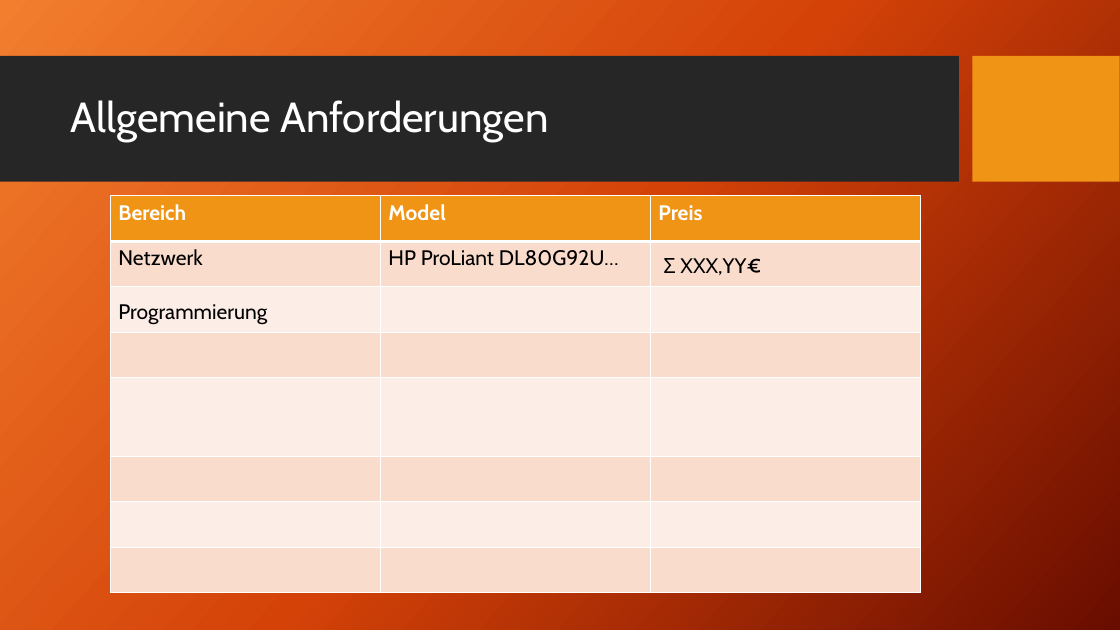
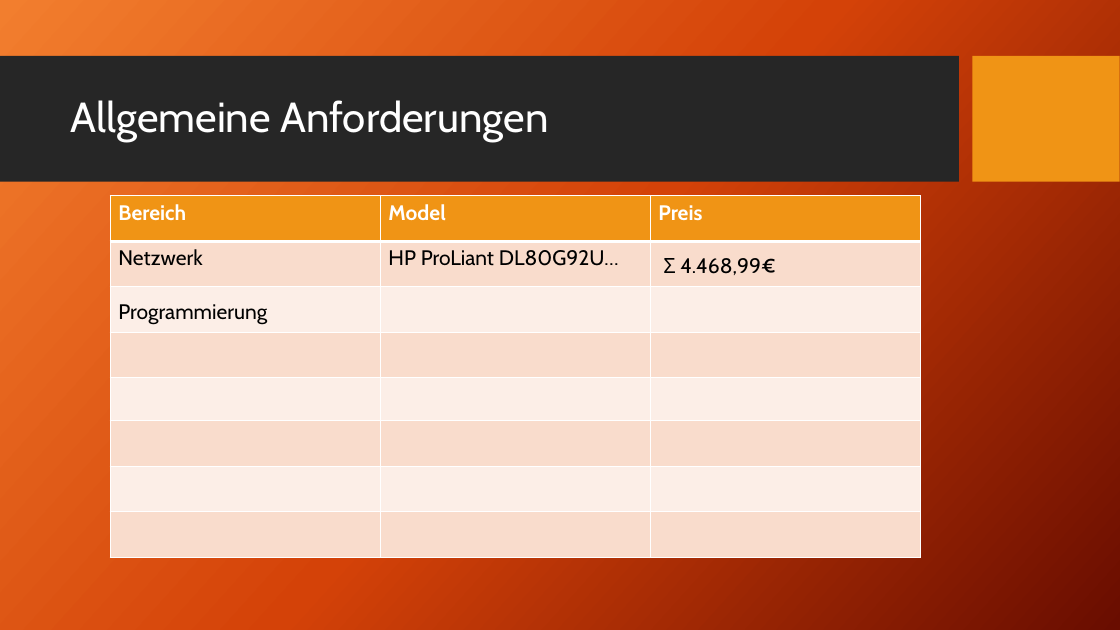
Before and after one commit to HaJaReDeluxe/mintBerryCrunchGames, a slide deck: slide 22 of Angebot für mintBerryCrunchGames GmbH Final.pptx (slide 13 before the commit). Drawn at 1120x630 pixels with LibreOffice and Linux fonts; fonts in the diff are those of the drawing; background and template pictures are left out. Boxes give left, top, right and bottom in pixels: in the first picture for what was removed or moved away, otherwise in the second. Text is boxed around its words. In the diff, an @@ line names an element or a change of style, - is before the commit and + after.

```diff
--- a/Angebot für mintBerryCrunchGames GmbH Final.pptx
+++ b/Angebot für mintBerryCrunchGames GmbH Final.pptx
@@ table: place and size @@
-table at (110, 196, 919, 592)
+table at (110, 196, 919, 557)
@@ text at (664, 258, 775, 275): text changed @@
-Σ XXX,YY€
+Σ 4.468,99€
```
Also in this commit, not shown: 9 other slides changed, 9 slides added, 1 slide removed.
